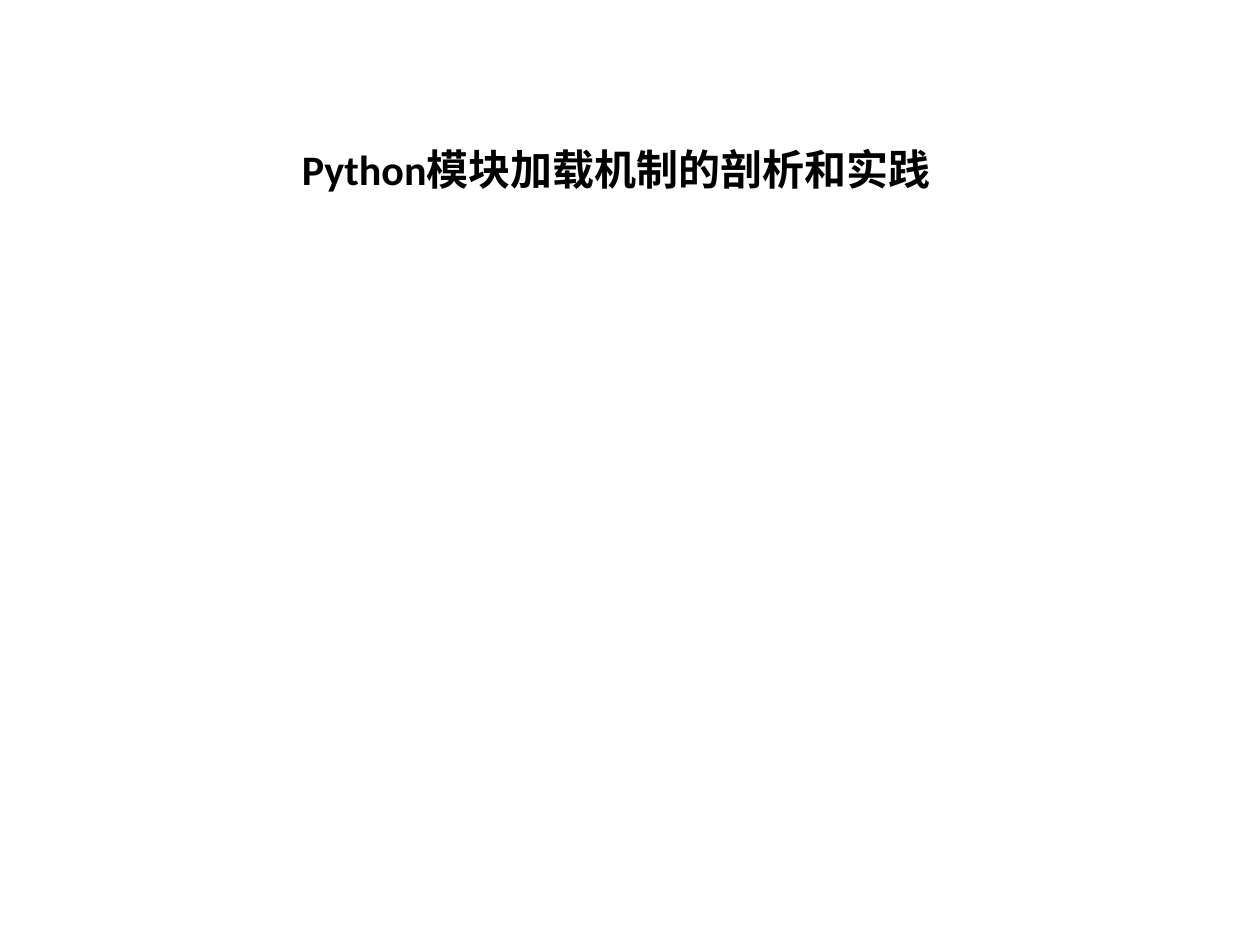
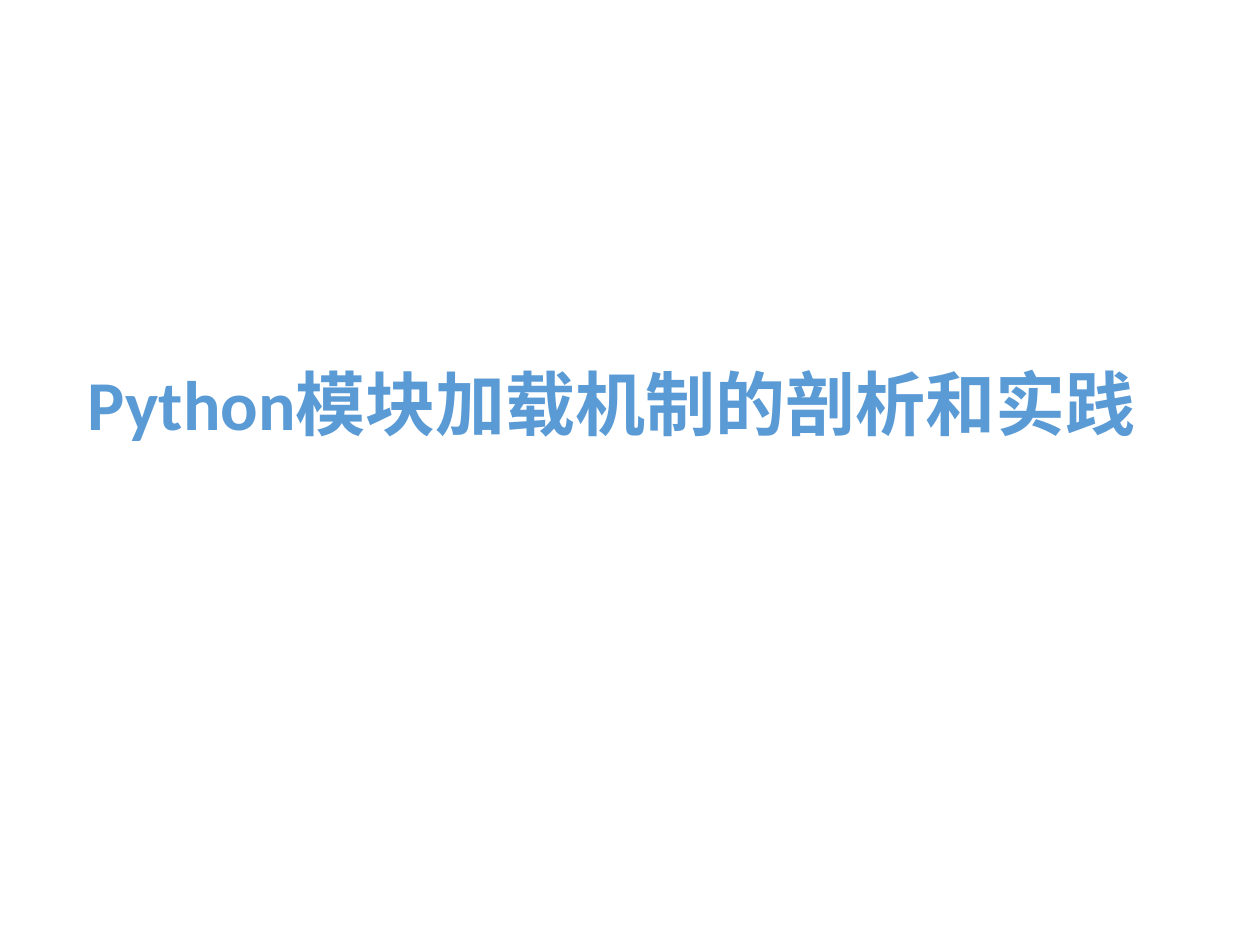
Before and after one commit to menfeng/studynote, a slide deck: slide 1 of python/source code/import/import.pptx. Drawn at 1260x945 pixels with LibreOffice and Linux fonts; fonts in the diff are those of the drawing. Boxes give left, top, right and bottom in pixels: in the first picture for what was removed or moved away, otherwise in the second. Text is boxed around its words. In the diff, an @@ line names an element or a change of style, - is before the commit and + after.

```diff
--- a/python/source code/import/import.pptx
+++ b/python/source code/import/import.pptx
@@ text "Python模块加载机制的剖析和实践": place and size @@
-text "Python模块加载机制的剖析和实践" at box(302, 150, 931, 192)
+text "Python模块加载机制的剖析和实践" at box(88, 372, 1135, 441)
@@ text "Python模块加载机制的剖析和实践" at box(88, 372, 1135, 441): size 24 to 40 pt, text colour #000000 to #5B9BD5; alignment centre to left; line spacing 0.9 to 1; less space between paragraphs @@
```
Also in this commit, not shown: 7 other slides changed, 5 slides added, 2 slides removed.
